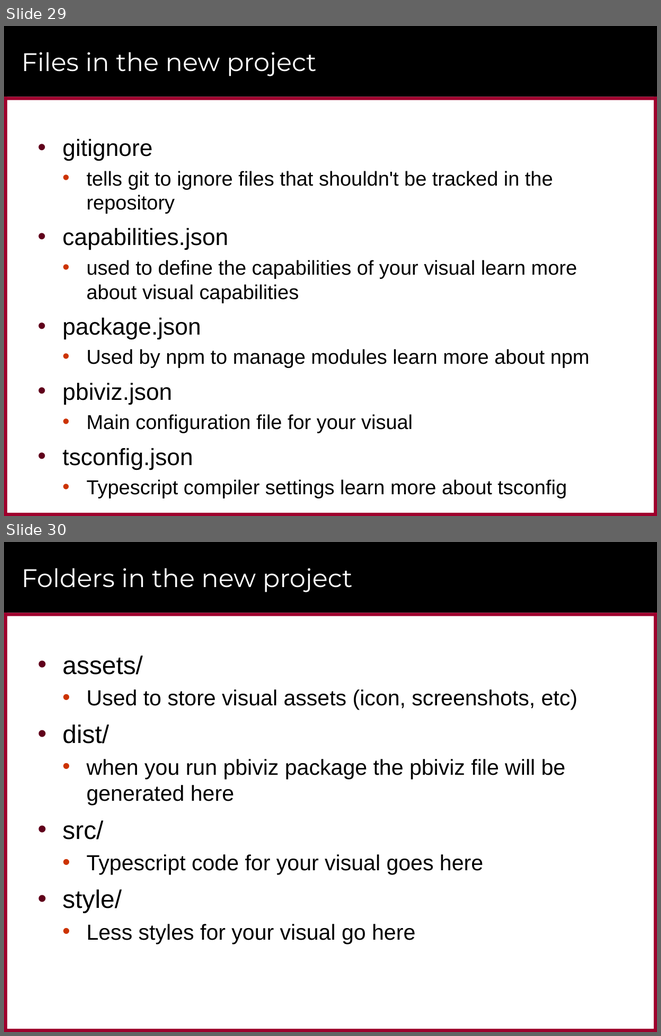
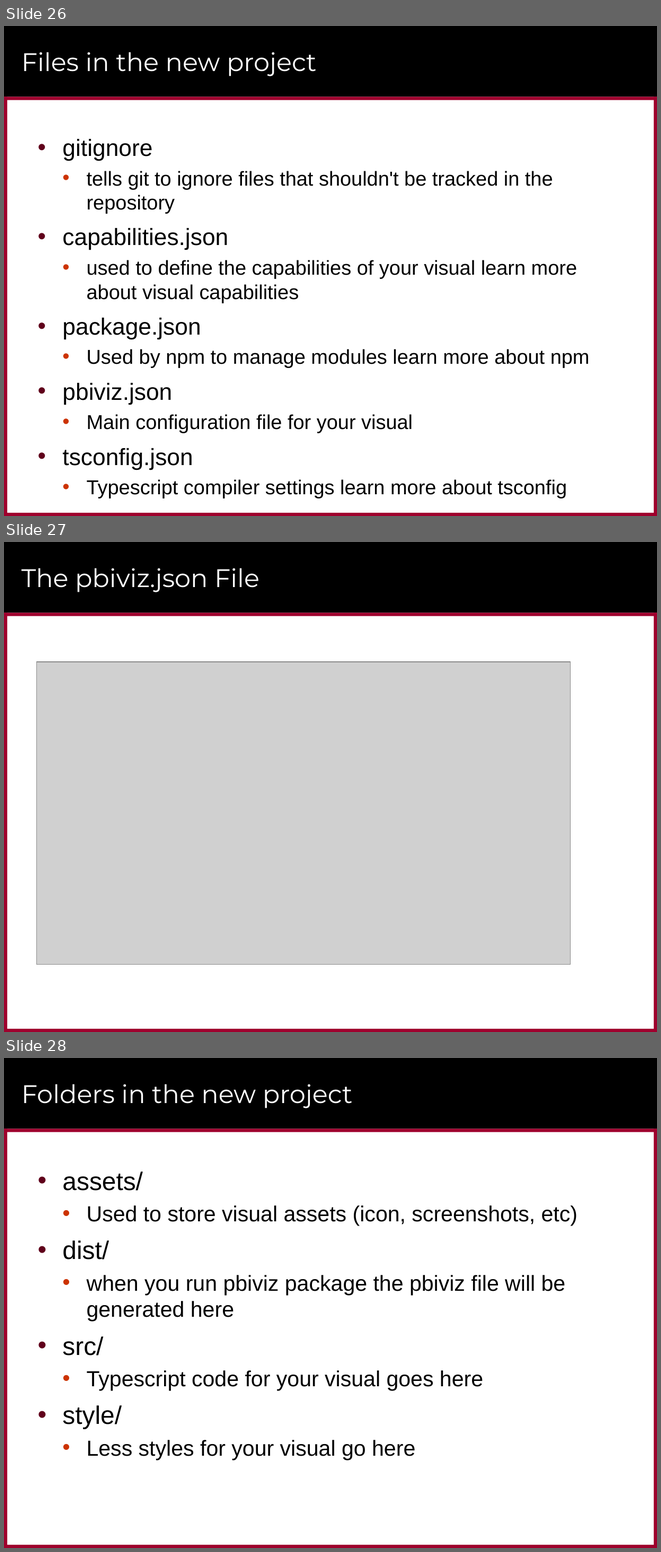
Before and after one commit to CriticalPathTraining/CustomVisualsForPowerBI, a slide deck: CustomVisualsForPowerBI.pptx. Shown one above the other, each under a label of ours: slides 29 and 30 before the commit, slides 26, 27 and 28 after it. The pictures are 661x1036 and 661x1552 pixels, drawn with LibreOffice and Linux fonts; fonts in the diff are those of the drawing; grey boxes stand for pictures; background and template pictures are left out. Boxes give left, top, right and bottom in pixels: in the first picture for what was removed or moved away, otherwise in the second. Text is boxed around its words. In the diff, an @@ line names an element or a change of style, - is before the commit and + after.

```diff
--- a/CustomVisualsForPowerBI.pptx
+++ b/CustomVisualsForPowerBI.pptx
@@ slide 27 added at (x1=4, y1=542, x2=657, y2=1032), background #FFFFFF; not listed: 6 template elements that a slide beside it also shows @@
@@ title added at (x1=21, y1=568, x2=259, y2=592), 28 pt, text #FFFFFF @@
+The pbiviz.json File
@@ picture added at (x1=37, y1=661, x2=570, y2=964) @@
@@ what was slide 29 is now slide 26 @@
@@ what was slide 30 is now slide 28 @@
```
Also in this commit, not shown: 2 slides changed, 2 other slides added, 51 other files.
